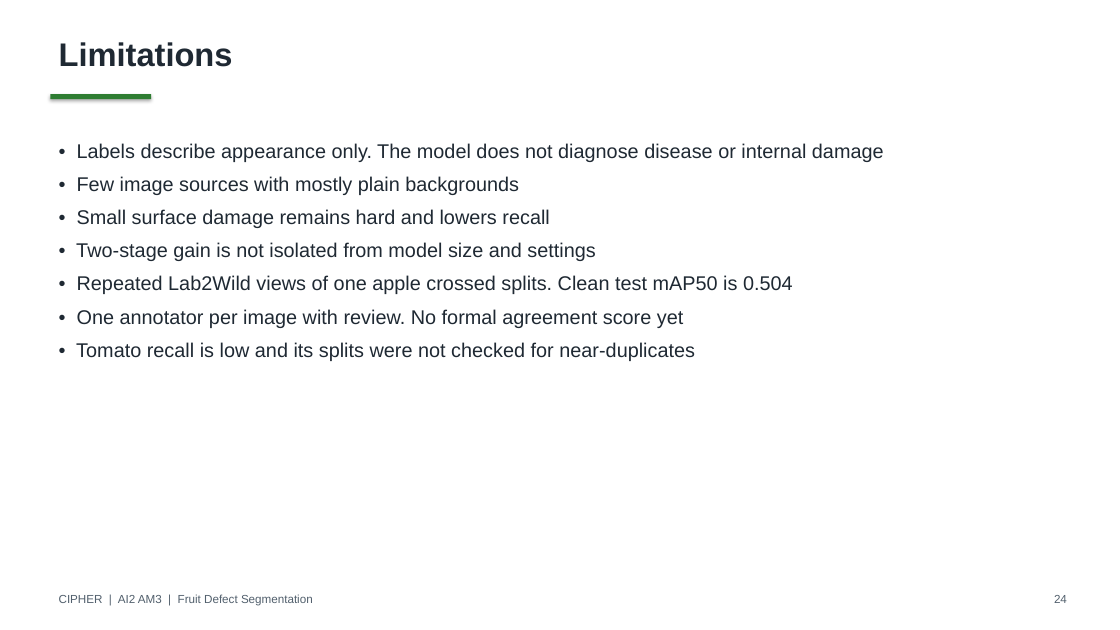
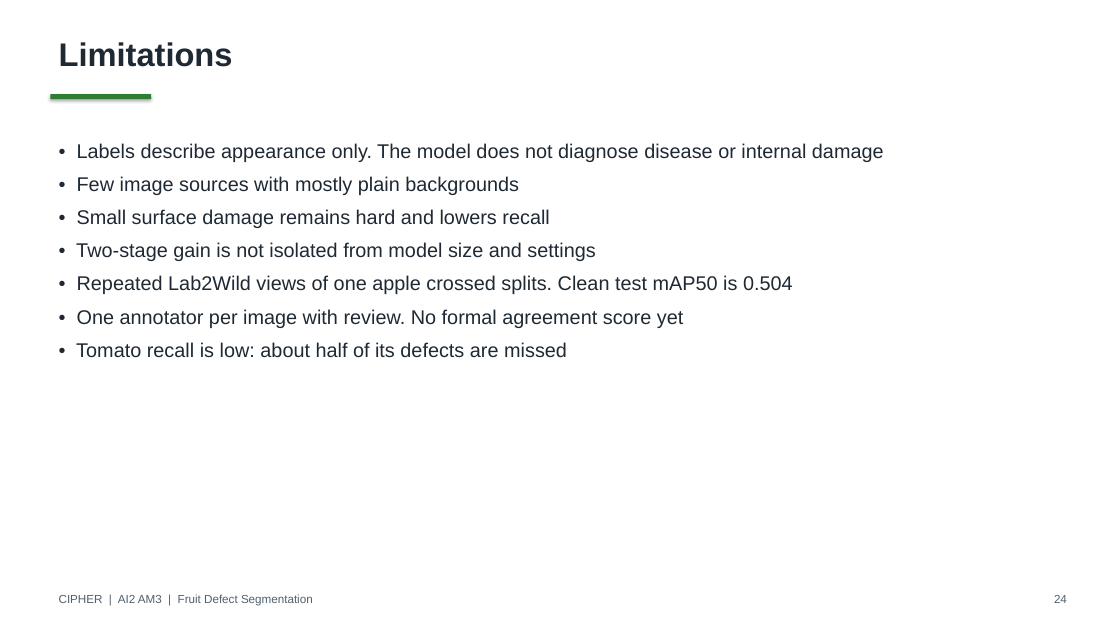
Before and after one commit to deangg/instancesegmentation, a slide deck: slide 24 of slides/CIPHER_AI2_Final_Defense.pptx. Drawn at 1120x630 pixels with LibreOffice and Linux fonts; fonts in the diff are those of the drawing. Boxes give left, top, right and bottom in pixels: in the first picture for what was removed or moved away, otherwise in the second. Text is boxed around its words. In the diff, an @@ line names an element or a change of style, - is before the commit and + after.

```diff
--- a/slides/CIPHER_AI2_Final_Defense.pptx
+++ b/slides/CIPHER_AI2_Final_Defense.pptx
@@ text at box(76, 342, 567, 358): text changed @@
-• Tomato recall is low and its splits were not checked for near-duplicates
+• Tomato recall is low: about half of its defects are missed
```
Also in this commit, not shown: 1 other slide changed, 12 other files.
